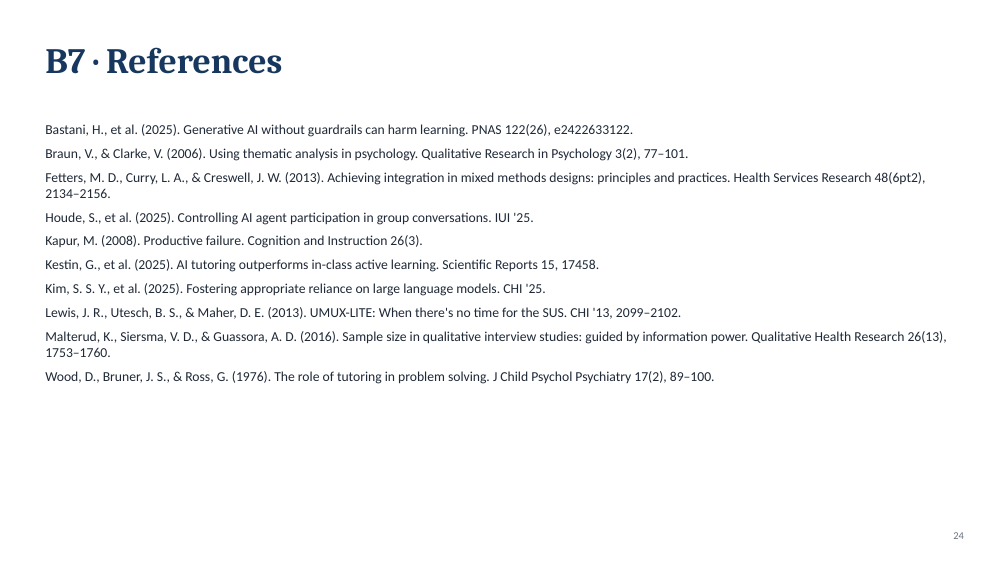
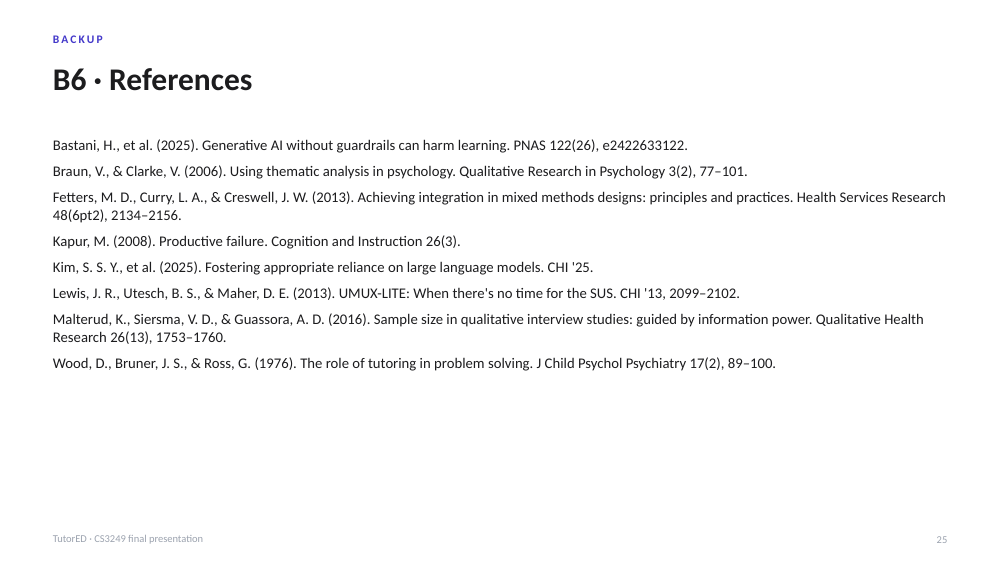
Before and after one commit to lucasisnotcool/ChatterED, a slide deck: slide 25 of docs/group/final-presentation/ChatterED_Final.pptx (slide 24 before the commit). Drawn at 1008x567 pixels with LibreOffice and Linux fonts; fonts in the diff are those of the drawing. Boxes give left, top, right and bottom in pixels: in the first picture for what was removed or moved away, otherwise in the second. Text is boxed around its words. In the diff, an @@ line names an element or a change of style, - is before the commit and + after.

```diff
--- a/docs/group/final-presentation/ChatterED_Final.pptx
+++ b/docs/group/final-presentation/ChatterED_Final.pptx
@@ text added at <box>53,35,103,43</box>, 11 pt, text #4338CA, bold @@
+BACKUP
@@ title at <box>53,68,252,91</box>: text changed; size 34 to 30 pt; font Cambria to Calibri; text colour #17375E to #1C1C1E @@
-B7 · References
+B6 · References
@@ text "Bastani, H., et al. (2025). ...": place and size @@
-text "Bastani, H., et al. (2025). ..." at <box>45,124,947,384</box>
+text "Bastani, H., et al. (2025). ..." at <box>53,139,946,371</box>
@@ text "Bastani, H., et al. (2025). ..." at <box>53,139,946,371</box>: size 13 to 14 pt, text colour #1F2937 to #1C1C1E; more space between paragraphs @@
@@ text at <box>45,212,533,225</box>: paragraph removed @@
-Houde, S., et al. (2025). Controlling AI agent participation in group conversations. IUI '25.
@@ text at <box>45,259,599,272</box>: paragraph removed @@
-Kestin, G., et al. (2025). AI tutoring outperforms in-class active learning. Scientific Reports 15, 17458.
@@ text added at <box>53,535,203,544</box>, 10 pt, text #9CA3AF @@
+TutorED · CS3249 final presentation
@@ page number added at <box>937,536,948,543</box>, 10 pt, text #9CA3AF @@
+25
@@ page number removed at <box>953,532,964,539</box> @@
-24
```
Also in this commit, not shown: 13 other slides changed, 11 slides added, 10 slides removed, 1 other file.
